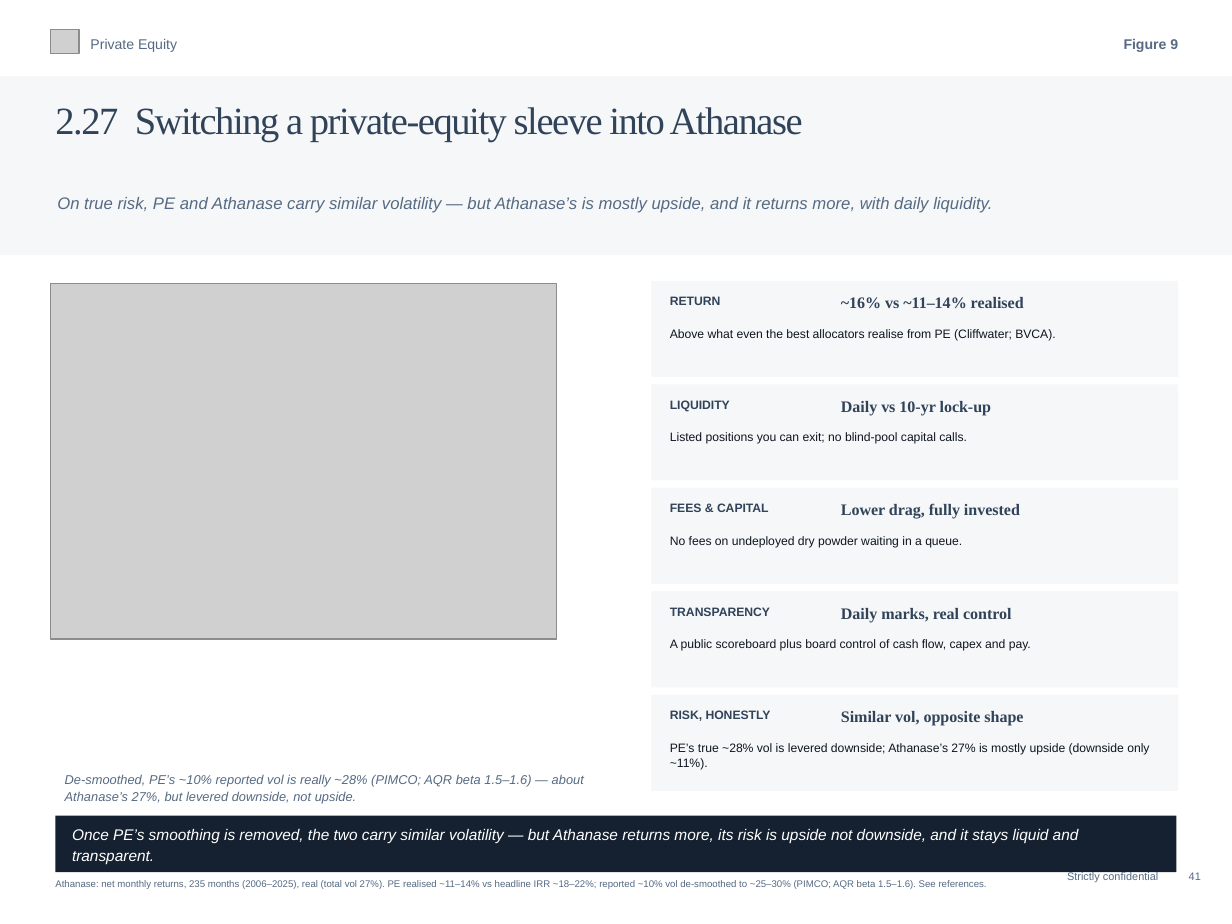
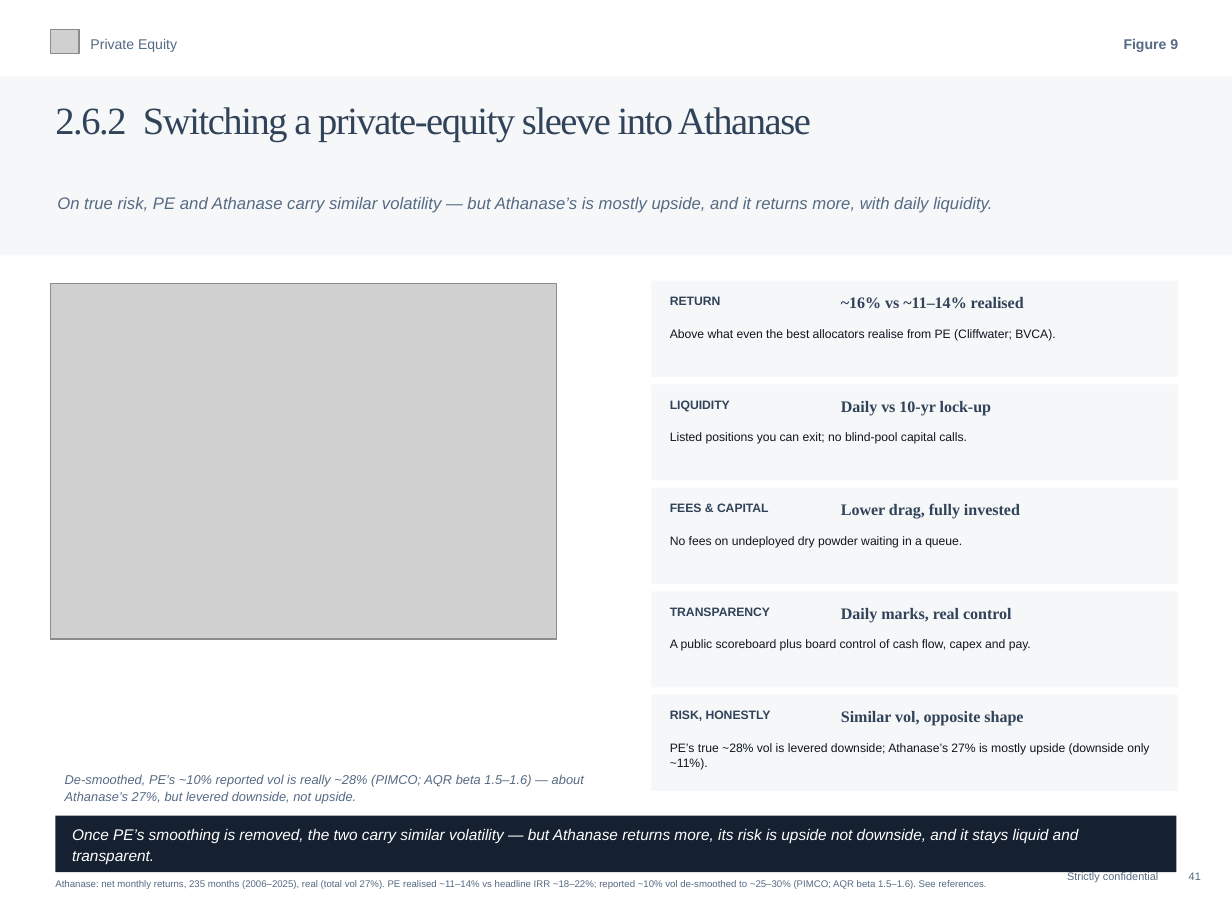
Before and after one commit to charette-lab/Claude, a slide deck: slide 44 of Athanase_Engaged_Ownership_Allocator_Deck.pptx. Drawn at 1232x924 pixels with LibreOffice and Linux fonts; fonts in the diff are those of the drawing; grey boxes stand for pictures. Boxes give left, top, right and bottom in pixels: in the first picture for what was removed or moved away, otherwise in the second. Text is boxed around its words. In the diff, an @@ line names an element or a change of style, - is before the commit and + after.

```diff
--- a/Athanase_Engaged_Ownership_Allocator_Deck.pptx
+++ b/Athanase_Engaged_Ownership_Allocator_Deck.pptx
@@ text at (55,107,811,142): text changed @@
-2.27 Switching a private-equity sleeve into Athanase
+2.6.2 Switching a private-equity sleeve into Athanase
```
Also in this commit, not shown: 32 other slides changed, 1 other file.
